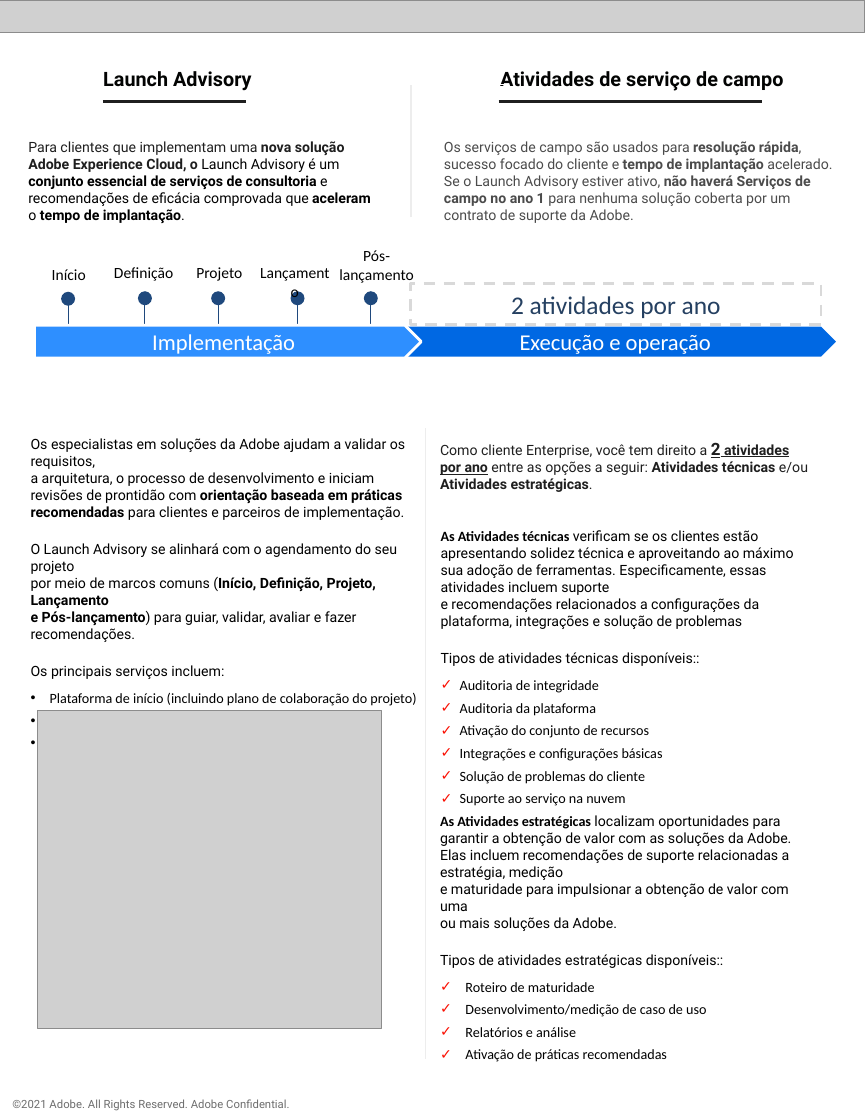
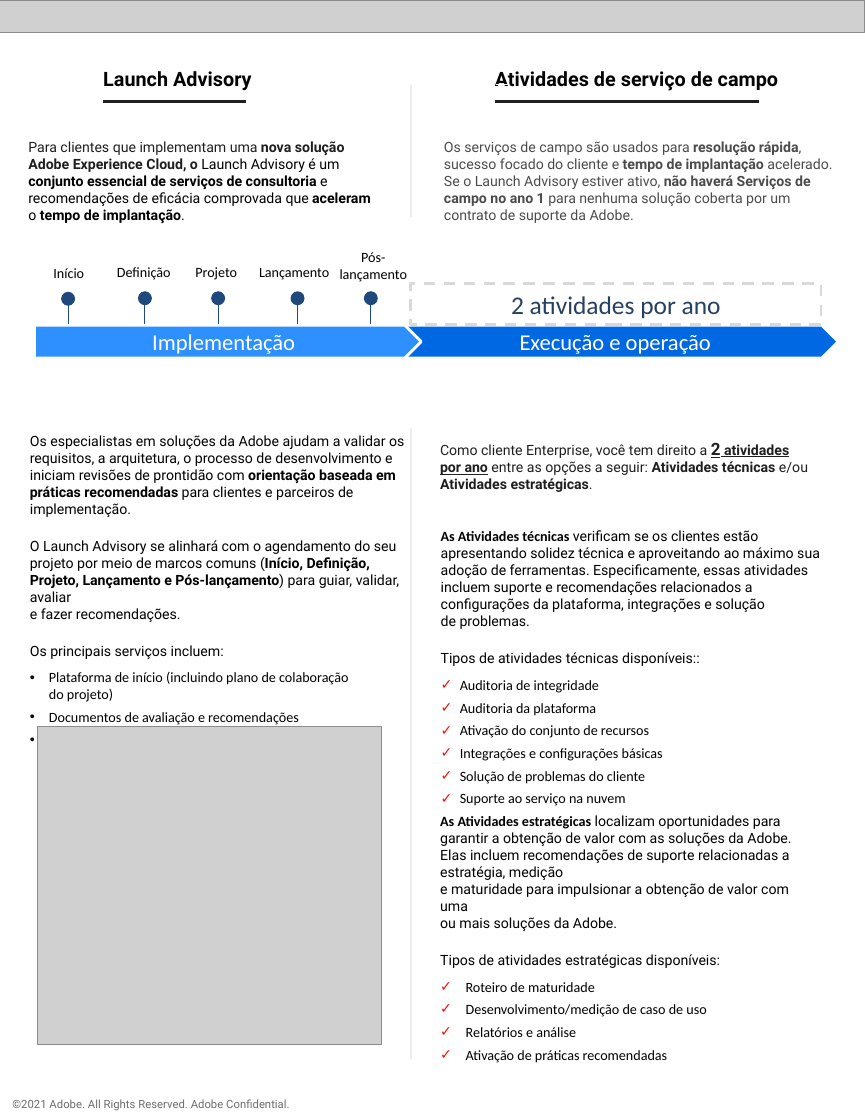
Before and after one commit to AdobeDocs/support-resources.pt-BR, a slide deck: slide 3 of help/data-sheets/assets/EnterpriseSupportDatasheet.pptx. Drawn at 865x1120 pixels with LibreOffice and Linux fonts; fonts in the diff are those of the drawing; grey boxes stand for pictures. Boxes give left, top, right and bottom in pixels: in the first picture for what was removed or moved away, otherwise in the second. Text is boxed around its words. In the diff, an @@ line names an element or a change of style, - is before the commit and + after.

```diff
--- a/help/data-sheets/assets/EnterpriseSupportDatasheet.pptx
+++ b/help/data-sheets/assets/EnterpriseSupportDatasheet.pptx
@@ text "Atividades de serviço de campo": place and size @@
-text "Atividades de serviço de campo" at <box>500,71,783,91</box>
+text "Atividades de serviço de campo" at <box>495,71,778,91</box>
@@ freeform shape: place and size @@
-freeform shape at <box>499,102,762,110</box>
+freeform shape at <box>495,102,759,113</box>
@@ text "Lançamento": place and size @@
-text "Lançamento" at <box>339,269,414,283</box>
+text "Lançamento" at <box>259,268,329,280</box>
@@ size 11 to 10 pt in 5 elements at <box>117,267,171,280</box>, <box>53,268,84,278</box>, <box>195,267,237,280</box>, <box>259,268,329,280</box>, <box>340,252,408,282</box> @@
@@ text "Os especialistas em soluções da ..." rewrapped from <box>31,438,448,706</box> to <box>30,435,404,725</box> @@
@@ freeform shape: place and size @@
-freeform shape at <box>425,427,430,1058</box>
+freeform shape at <box>411,427,416,1058</box>
@@ text at <box>441,530,820,629</box>: text changed @@
-As Atividades técnicas verificam se os clientes estão apresentando solidez técnica e aproveitando ao máximo sua adoção de ferramentas. Especificamente, essas atividades incluem suporte
-e recomendações relacionados a configurações da plataforma, integrações e solução de problemas
+As Atividades técnicas verificam se os clientes estão apresentando solidez técnica e aproveitando ao máximo sua adoção de ferramentas. Especificamente, essas atividades incluem suporte e recomendações relacionados a configurações da plataforma, integrações e solução
+de problemas.
@@ picture: place and size @@
-picture at <box>38,710,383,1028</box>
+picture at <box>38,727,382,1044</box>
@@ text at <box>440,954,720,968</box>: text changed @@
-Tipos de atividades estratégicas disponíveis::
+Tipos de atividades estratégicas disponíveis:
```
Also in this commit, not shown: 3 other slides changed, 8 other files.
